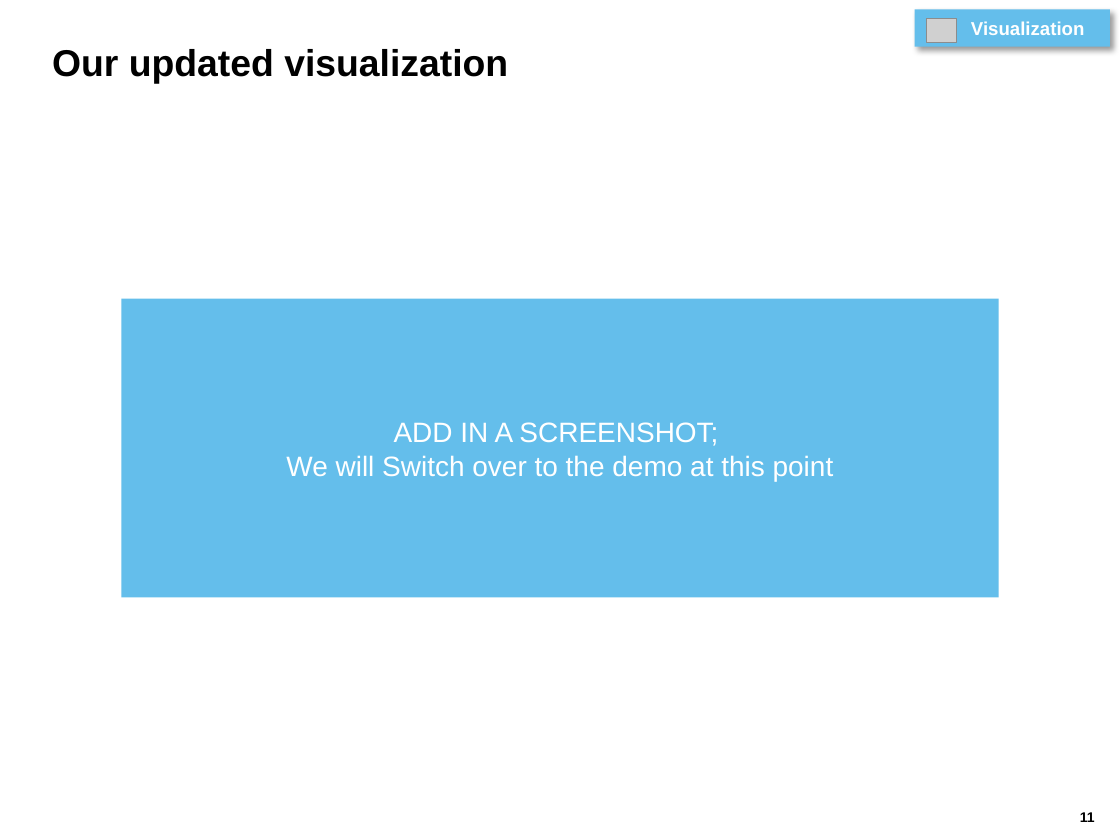
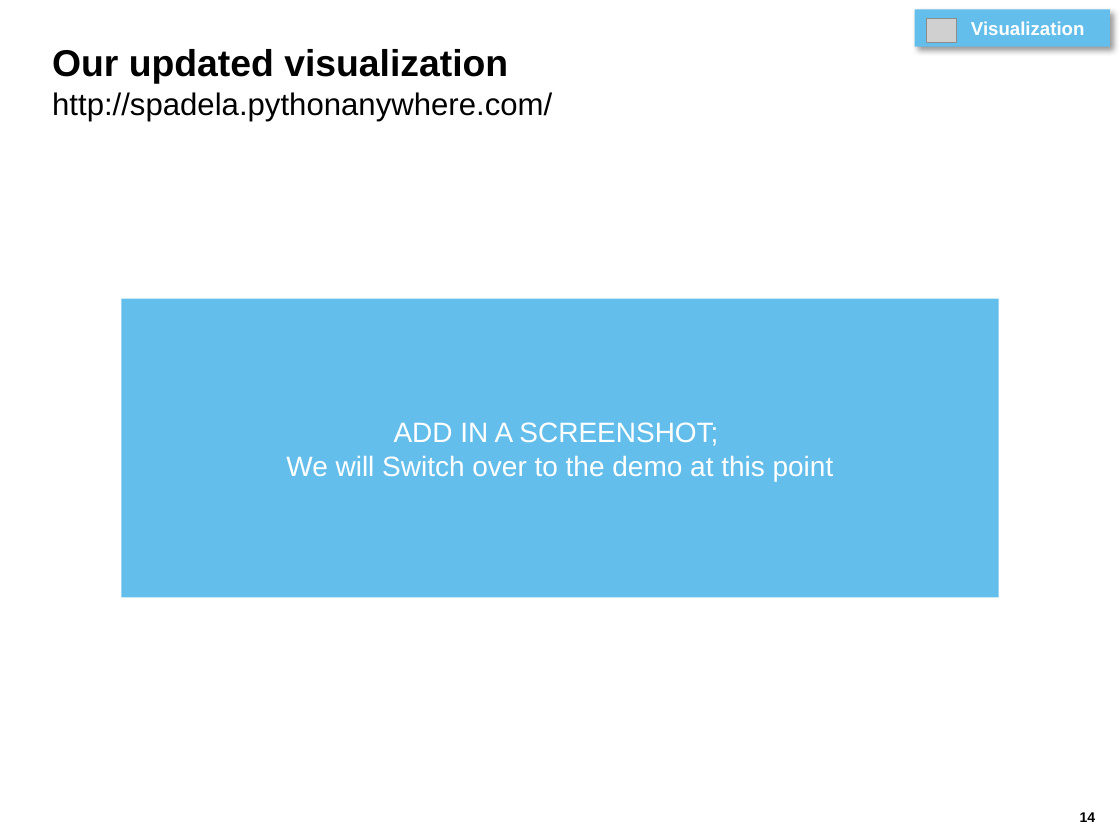
Before and after one commit to saapad86/W209_ADP, a slide deck: slide 14 of 160811 - ADP Report - Final Presentation.pptx (slide 11 before the commit). Drawn at 1120x840 pixels with LibreOffice and Linux fonts; fonts in the diff are those of the drawing; grey boxes stand for pictures. Boxes give left, top, right and bottom in pixels: in the first picture for what was removed or moved away, otherwise in the second. Text is boxed around its words. In the diff, an @@ line names an element or a change of style, - is before the commit and + after.

```diff
--- a/160811 - ADP Report - Final Presentation.pptx
+++ b/160811 - ADP Report - Final Presentation.pptx
@@ title at [52, 49, 552, 121]: text changed; size 24 to 20 pt; bold off @@
-Our updated visualization
+Our updated visualization
+http://spadela.pythonanywhere.com/
@@ page number at [1080, 812, 1096, 822]: text changed @@
-11
+14
```
Also in this commit, not shown: 7 other slides changed, 2 slides added.
